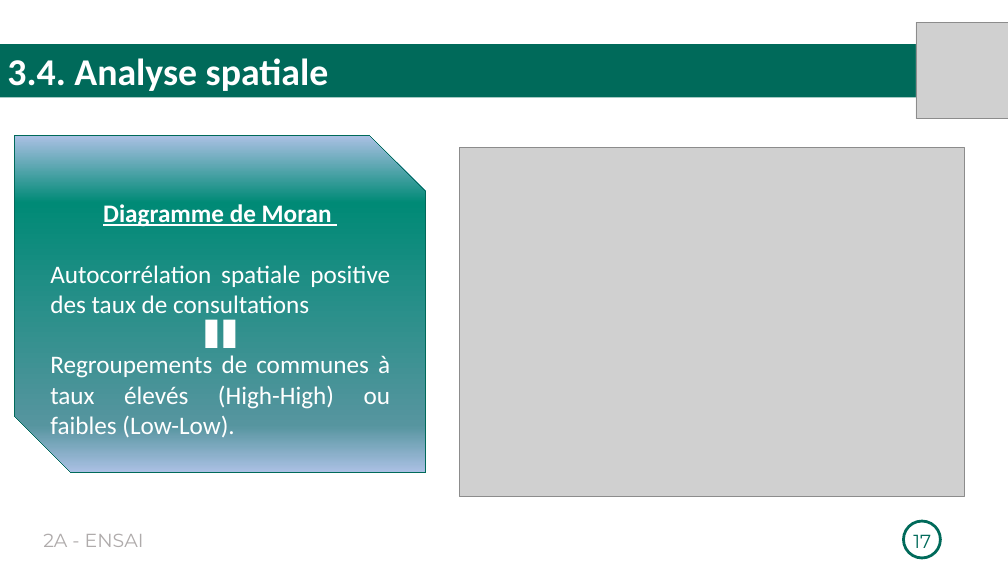
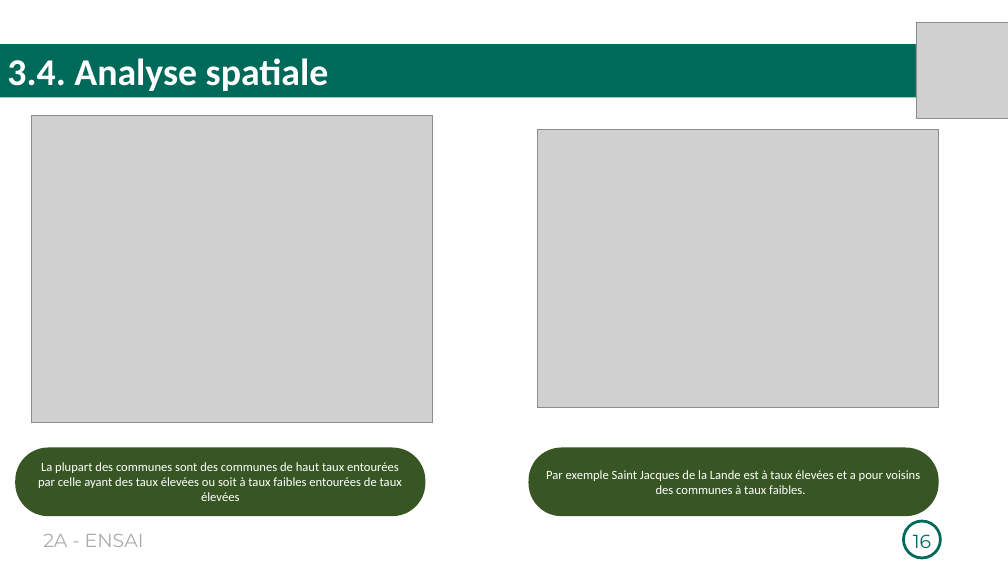
Before and after one commit to Richard-GOZAN/Projet-Stat-2A-Ensai, a slide deck: slide 16 of Présentation/Soutenance_Groupe25.pptx (slide 17 before the commit). Drawn at 1008x567 pixels with LibreOffice and Linux fonts; fonts in the diff are those of the drawing; grey boxes stand for pictures. Boxes give left, top, right and bottom in pixels: in the first picture for what was removed or moved away, otherwise in the second. Text is boxed around its words. In the diff, an @@ line names an element or a change of style, - is before the commit and + after.

```diff
--- a/Présentation/Soutenance_Groupe25.pptx
+++ b/Présentation/Soutenance_Groupe25.pptx
@@ picture added at (31, 115, 433, 423) @@
@@ snip diag rect removed at (15, 135, 426, 473) @@
-Diagramme de Moran
-Autocorrélation spatiale positive des taux de consultations
-Regroupements de communes à taux élevés (High-High) ou faibles (Low-Low).
@@ picture: place and size @@
-picture at (460, 147, 965, 497)
+picture at (537, 130, 938, 408)
@@ math equal removed at (195, 315, 246, 353) @@
@@ rounded rectangle added at (15, 448, 426, 516), fill #385723, 12 pt, text #FFFFFF @@
+La plupart des communes sont des communes de haut taux entourées par celle ayant des taux élevées ou soit à taux faibles entourées de taux élevées
@@ rounded rectangle added at (529, 448, 939, 516), fill #385723, 12 pt, text #FFFFFF @@
+Par exemple Saint Jacques de la Lande est à taux élevées et a pour voisins des communes à taux faibles.
@@ page number at (913, 534, 931, 548): text changed @@
-17
+16
```
Also in this commit, not shown: 4 other slides changed, 1 slide added, 3 slides removed.
